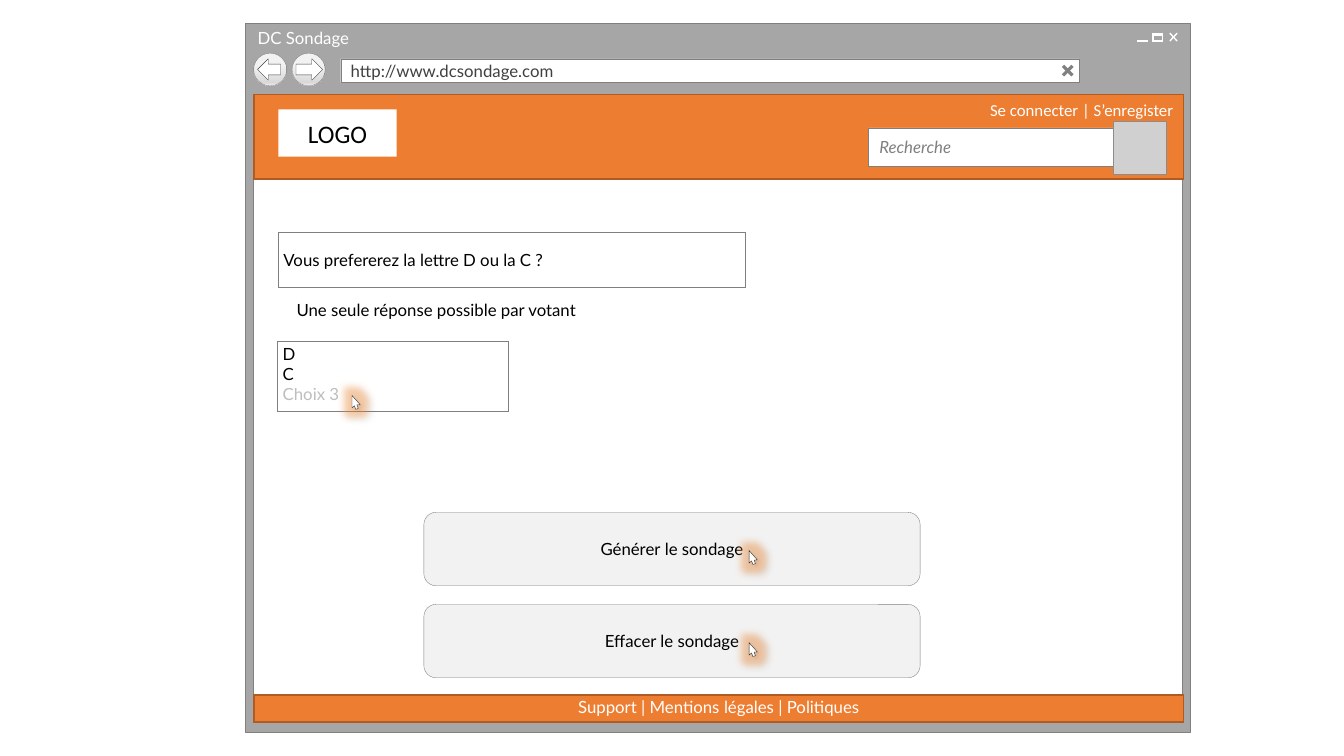
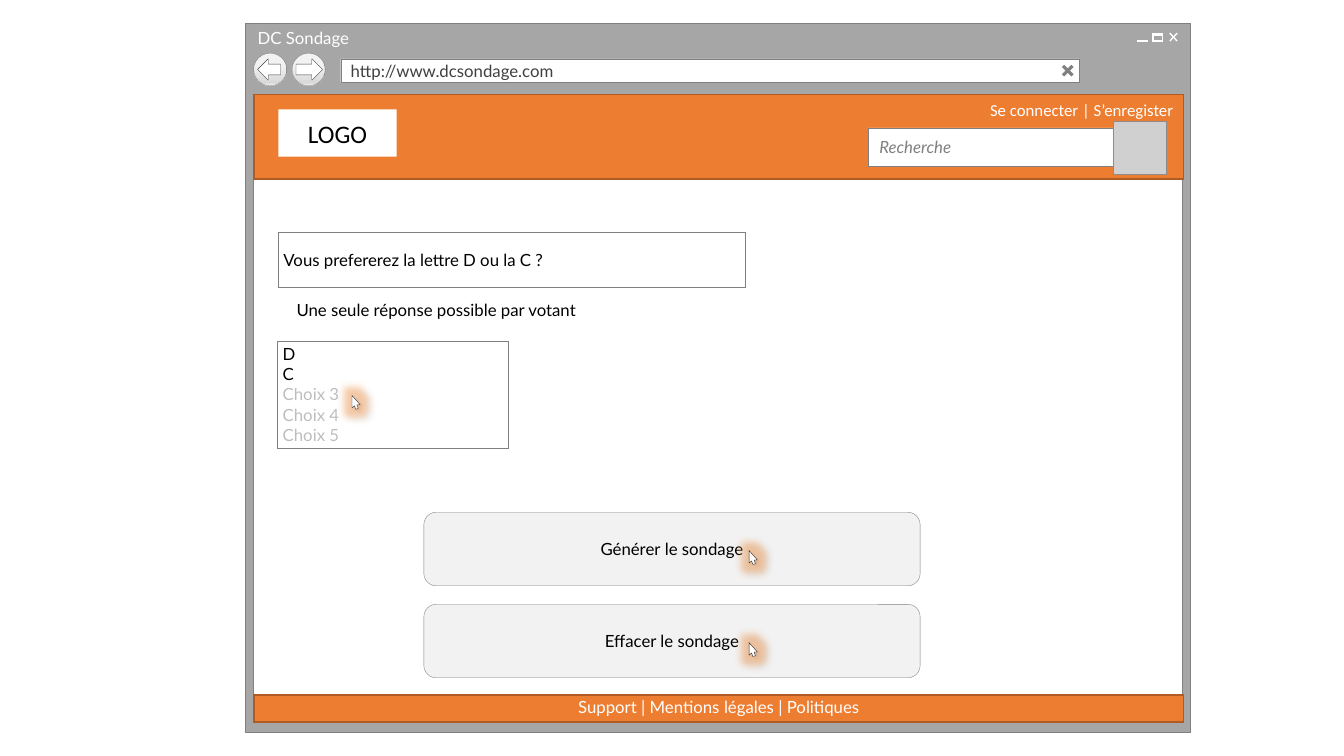
Before and after one commit to cedricbannelier/Projet1, a slide deck: slide 6 of maquetteWeb/maquetteProposition.pptx. Drawn at 1344x756 pixels with LibreOffice and Linux fonts; fonts in the diff are those of the drawing; grey boxes stand for pictures; background and template pictures are left out. Boxes give left, top, right and bottom in pixels: in the first picture for what was removed or moved away, otherwise in the second. Text is boxed around its words. In the diff, an @@ line names an element or a change of style, - is before the commit and + after.

```diff
--- a/maquetteWeb/maquetteProposition.pptx
+++ b/maquetteWeb/maquetteProposition.pptx
@@ rectangle "D": place and size @@
-rectangle "D" at [277,341,508,410]
+rectangle "D" at [277,341,508,448]
@@ text in rectangle at [283,409,339,441]: paragraphs added @@
+Choix 4
+Choix 5
```
Also in this commit, not shown: 9 other slides changed, 1 other file.
